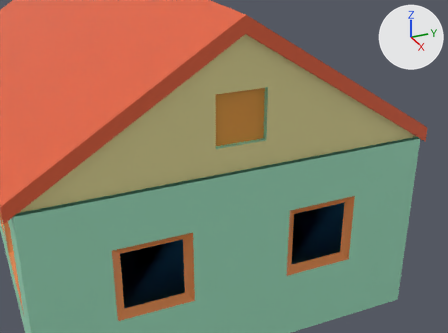
Before and after pictures for a commit that changed the Blender file assets/models/builds/house3.blend.
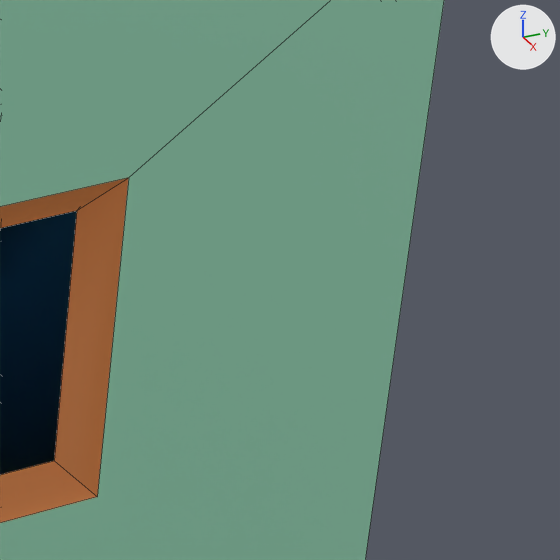
Each version is shown from a 50 mm camera at (30.19, -8.96, 17.48) aimed at (8.55, 0.78, 6.66), then close up on the part from 74% to 98% of the width and 48% to 82% of the height. The axes (+X, +Y, +Z) are drawn at upper right. The lights are the same throughout. The close-ups show mesh edges as thin lines.
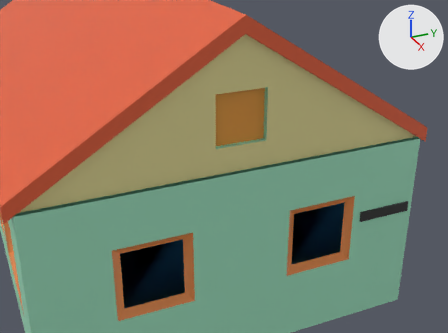
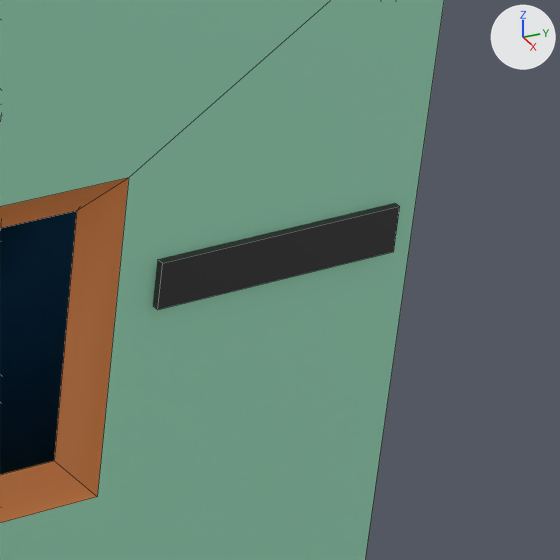
The change, as a list of edits to the scene's bpy script:
```text
Add mat_street_name:
    mat_street_name = principled_material('street_name')
    mat_street_name.base_color = (0.0272, 0.0272, 0.0272)  # black #2e2e2e
Add me_cube:
    me_cube.from_pydata(...)  # a box spanning x -1.0..1.0, y -1.0..1.0, z 0.0..2.0
    me_cube.materials.append(mat_street_name)  # black #2e2e2e
Add ob_street_name:
    ob_street_name = bpy.data.objects.new('street_name', me_cube)
    ob_street_name.location = (12.0, 6.567, 4.745)
    ob_street_name.scale = (0.07, 1.2, 0.216)
```

Changed parts and their boxes (x1, y1, x2, y2) in the close-ups (560 x 560 px):
'street_name', added (black)
    after: (153, 203, 400, 310)
